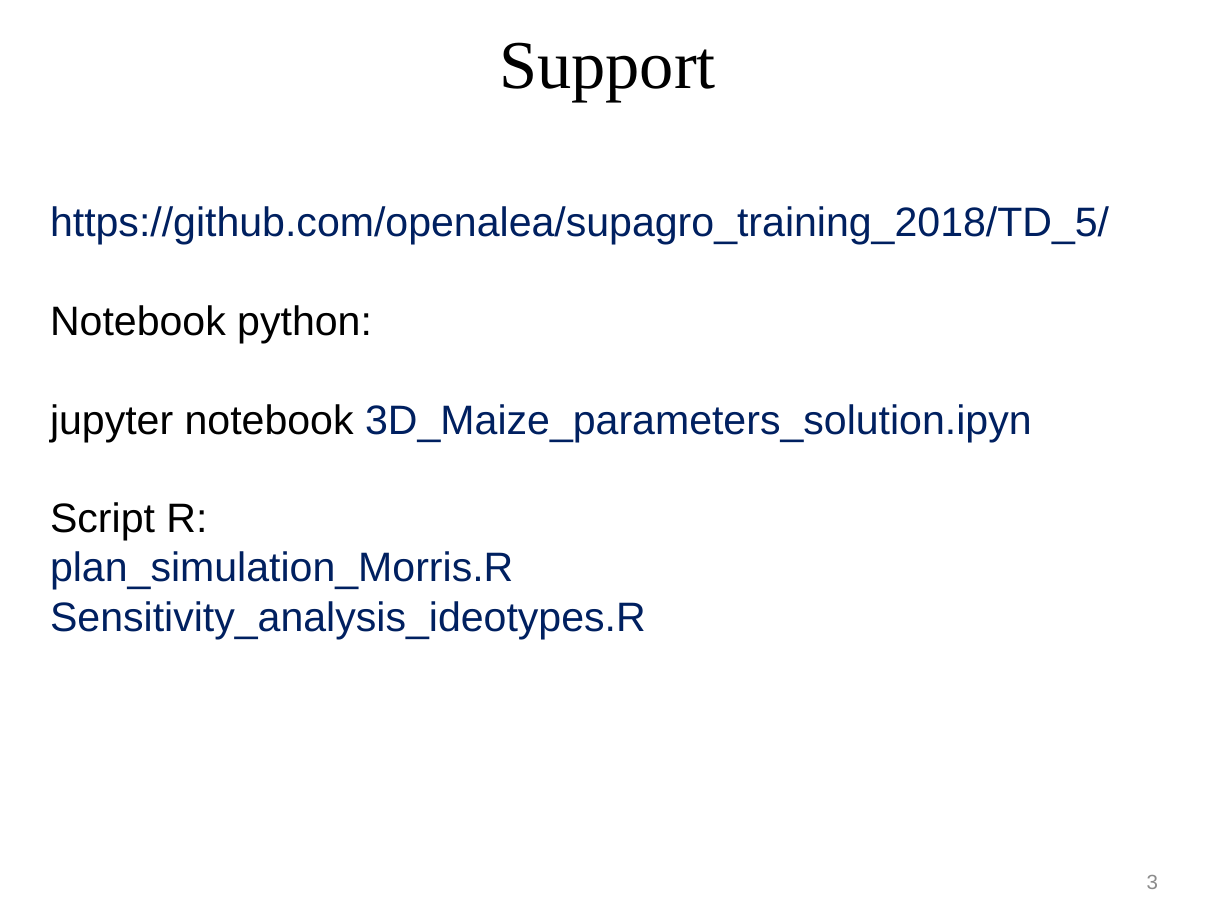
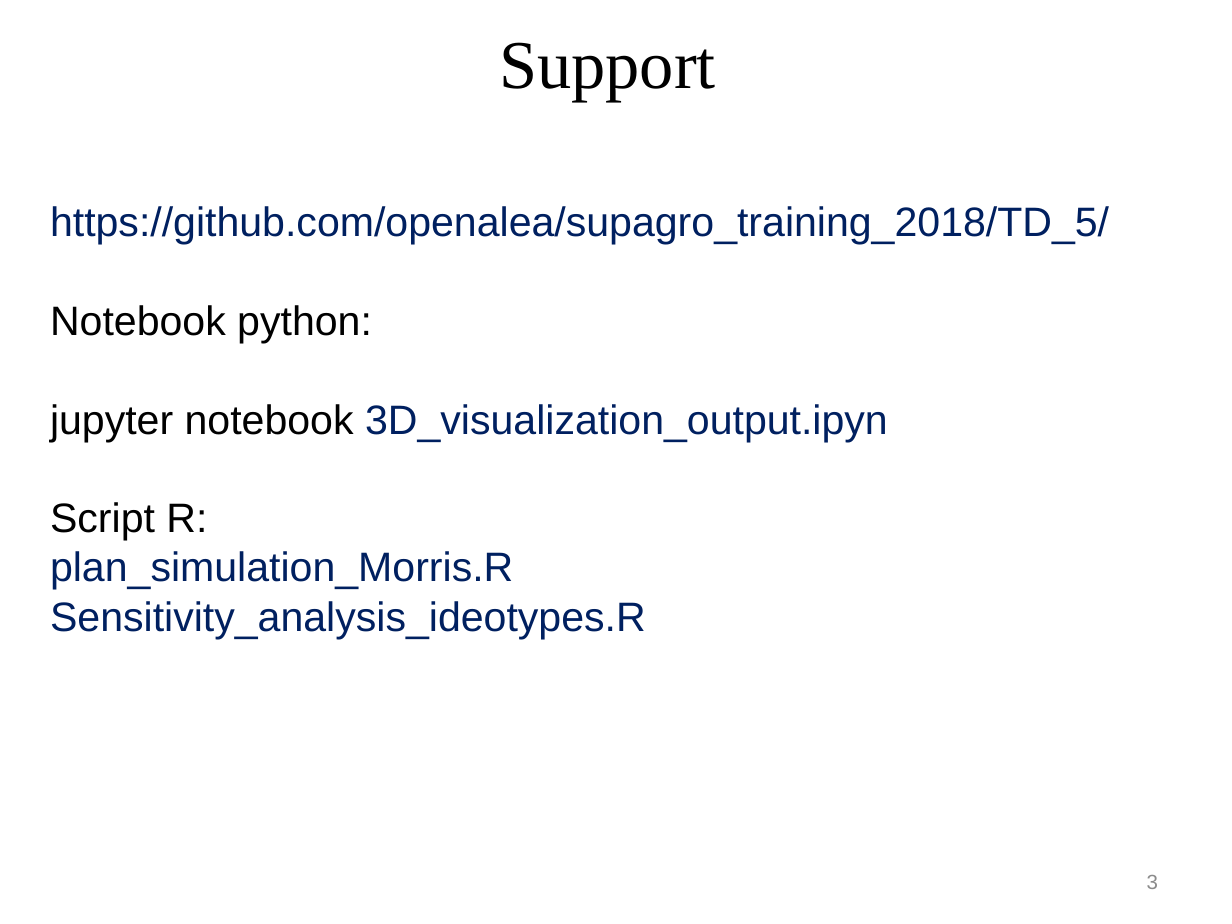
Before and after one commit to openalea-training/supagro_training_2018, a slide deck: slide 3 of TD_5/TD_analyse_sensibilité.pptx. Drawn at 1232x924 pixels with LibreOffice and Linux fonts; fonts in the diff are those of the drawing. Boxes give left, top, right and bottom in pixels: in the first picture for what was removed or moved away, otherwise in the second. Text is boxed around its words. In the diff, an @@ line names an element or a change of style, - is before the commit and + after.

```diff
--- a/TD_5/TD_analyse_sensibilité.pptx
+++ b/TD_5/TD_analyse_sensibilité.pptx
@@ title at (50, 206, 1109, 639): text changed @@
-https://github.com/openalea/supagro_training_2018/TD_5/
-Notebook python:
-jupyter notebook 3D_Maize_parameters_solution.ipyn
-Script R:
-plan_simulation_Morris.R
-Sensitivity_analysis_ideotypes.R
+https://github.com/openalea/supagro_training_2018/TD_5/
+Notebook python:
+jupyter notebook 3D_visualization_output.ipyn
+Script R:
+plan_simulation_Morris.R
+Sensitivity_analysis_ideotypes.R
```
Also in this commit, not shown: 2 other slides changed, 1 slide added, 2 other files.
